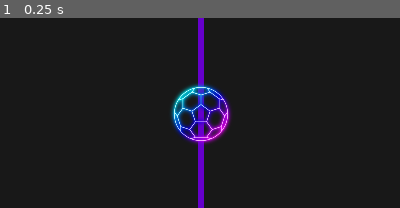
Above: before the commit, frame 1.
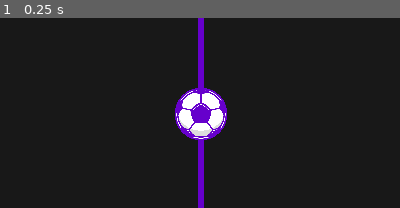
Above: after the commit, the same moment.

Repository: Habimana38/GAMEJAM2024
Game: Godot game, scene res://Game.tscn
The game is run twice, just before and just after one commit, with the same random seed, the same clock (stepped at 60 frames per second) and the same inputs.
Inputs:
- Up to frame 1 (0.25 s): no input
The pictures show only the part of the screen within x 25-75%, y 27-77%; the shares and areas given below are measured in that part.

The runs differ from the first frame. In frame 1, 3.7% of the frame differs, in the area x 42-58%, y 34-67%.

Commit message:
temp

Diff:
--- a/Ball/ball.tscn
+++ b/Ball/ball.tscn
@@ -1,7 +1,7 @@
 [gd_scene load_steps=5 format=3 uid="uid://cugrsp5rlkf76"]
 
 [ext_resource type="Script" path="res://Ball/ball.gd" id="1_ry2x6"]
-[ext_resource type="Texture2D" uid="uid://eyawabdf4vy0" path="res://Ball/MicrosoftTeams-image.png" id="2_urp5p"]
+[ext_resource type="Texture2D" uid="uid://noc80xppre7i" path="res://Ball/MicrosoftTeams-image (4).png" id="2_hufx8"]
 
 [sub_resource type="PhysicsMaterial" id="PhysicsMaterial_gxuy6"]
 friction = 0.9
@@ -27,7 +27,7 @@
 
 [node name="Sprite2D" type="Sprite2D" parent="."]
 position = Vector2(-7.86781e-06, -7.86781e-06)
-scale = Vector2(0.0770578, 0.0770577)
-texture = ExtResource("2_urp5p")
+scale = Vector2(0.328657, 0.328657)
+texture = ExtResource("2_hufx8")
 
 [connection signal="body_entered" from="." to="." method="_on_body_entered"]
--- a/Game.tscn
+++ b/Game.tscn
@@ -106,6 +106,7 @@
 offset_bottom = 48.0
 
 [node name="Node2D" type="Node2D" parent="."]
+z_index = 2
 
 [node name="Sprite2D" type="Sprite2D" parent="Node2D"]
 position = Vector2(1024, 96)
--- a/level/Frontier/Frontier3.tscn
+++ b/level/Frontier/Frontier3.tscn
@@ -23,7 +23,6 @@
 [node name="CollisionShape2D4" type="CollisionShape2D" parent="."]
 position = Vector2(0, 224)
 rotation = -0.785397
-scale = Vector2(1, 1)
 shape = SubResource("RectangleShape2D_pc7vj")
 
 [node name="Polygon2D" type="Polygon2D" parent="CollisionShape2D4"]
@@ -35,7 +34,6 @@
 [node name="CollisionShape2D5" type="CollisionShape2D" parent="."]
 position = Vector2(1.52588e-05, -224)
 rotation = -2.35619
-scale = Vector2(1, 1)
 shape = SubResource("RectangleShape2D_pc7vj")
 
 [node name="Polygon2D" type="Polygon2D" parent="CollisionShape2D5"]
--- a/level/Frontier/frontier_8.tscn
+++ b/level/Frontier/frontier_8.tscn
@@ -16,8 +16,8 @@
 physics_material_override = ExtResource("1_jd33o")
 script = ExtResource("1_n3mp6")
 walls = [NodePath("haut"), NodePath("mid"), NodePath("bas")]
-enableColor = Color(0.976471, 0, 0, 1)
-disableColor = Color(1, 0, 0, 0.462745)
+enableColor = Color(1, 1, 1, 1)
+disableColor = Color(1, 1, 1, 0.462745)
 
 [node name="haut" type="CollisionShape2D" parent="."]
 position = Vector2(0, -320)
--- a/level/left.tscn
+++ b/level/left.tscn
@@ -47,7 +47,6 @@
 
 [node name="CollisionShape2D" type="CollisionShape2D" parent="down_left"]
 position = Vector2(-24.9416, 363)
-scale = Vector2(1, 1)
 shape = SubResource("RectangleShape2D_fvvfw")
 
 [node name="Polygon2D" type="Polygon2D" parent="."]
Binary file added: Ball/MicrosoftTeams-image (4).png
Not shown, changed: Ball/MicrosoftTeams-image (4).png.import
Binary file removed: Ball/MicrosoftTeams-image.png
